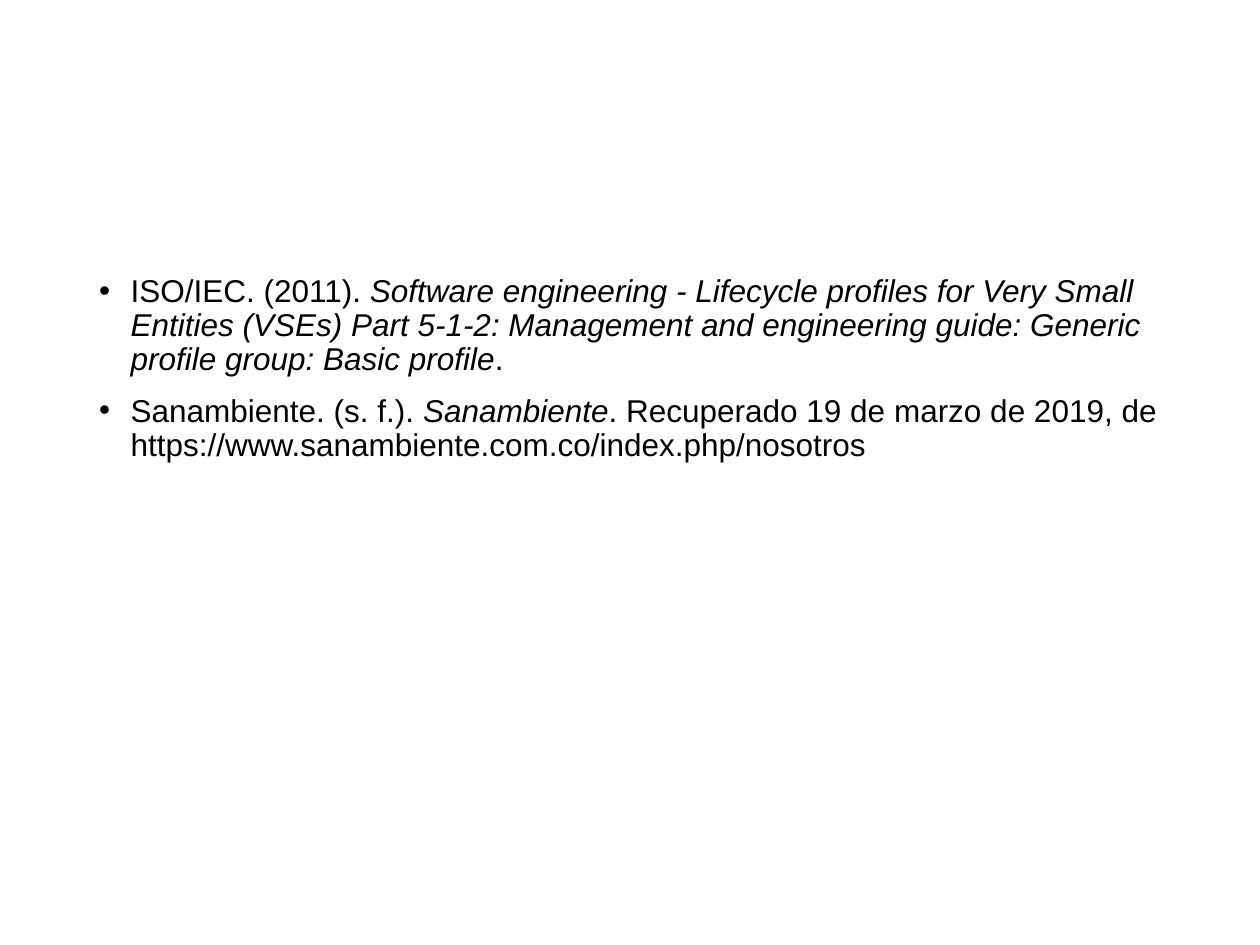
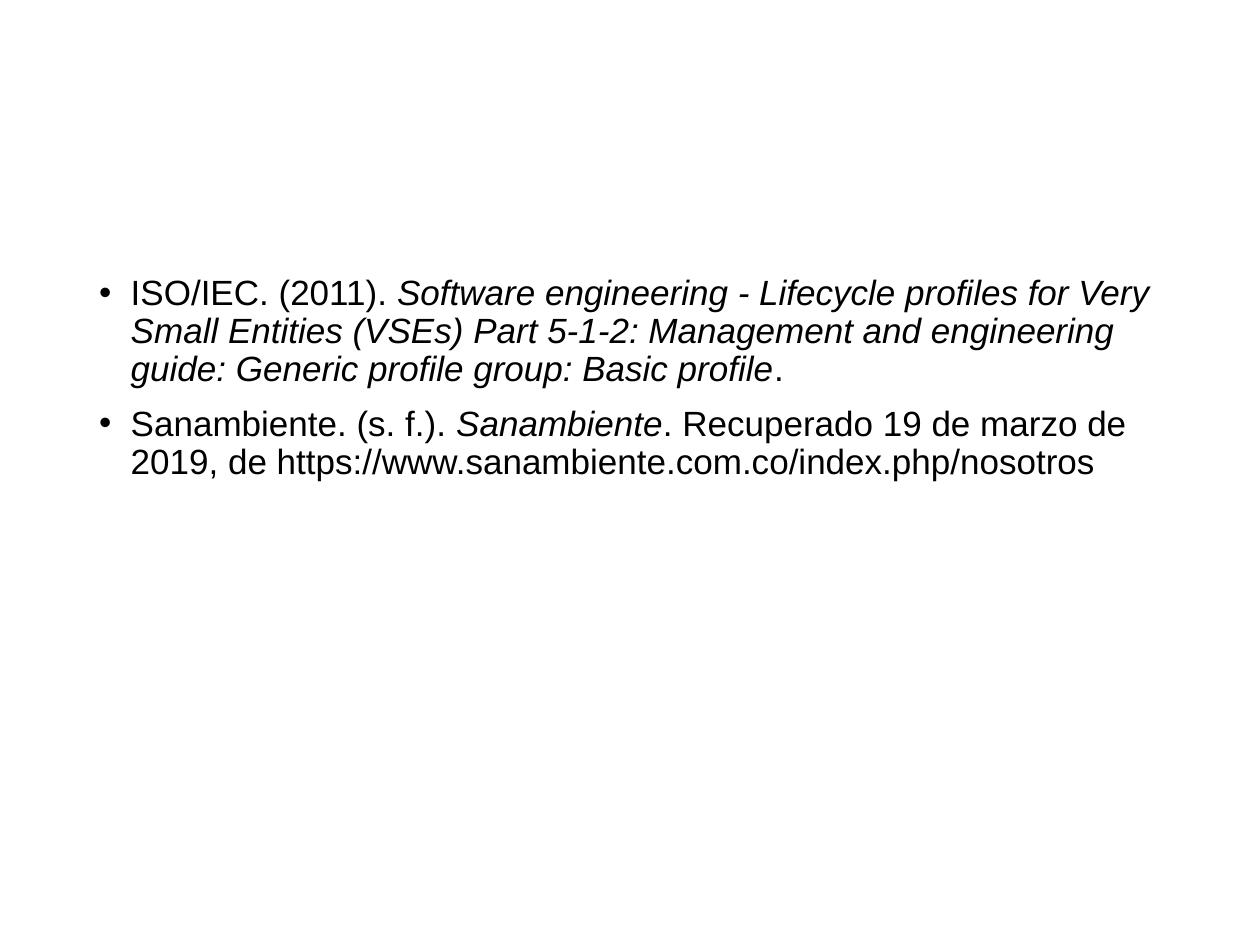
Before and after one commit to cristianpazu/Proyecto-Sanambiente, a slide deck: slide 22 of Documento(s) de proyecto de grado/Presentación del proyecto de grado.pptx. Drawn at 1260x945 pixels with LibreOffice and Linux fonts; fonts in the diff are those of the drawing; background and template pictures are left out. Boxes give left, top, right and bottom in pixels: in the first picture for what was removed or moved away, otherwise in the second. Text is boxed around its words. In the diff, an @@ line names an element or a change of style, - is before the commit and + after.

```diff
--- a/Documento(s) de proyecto de grado/Presentación del proyecto de grado.pptx
+++ b/Documento(s) de proyecto de grado/Presentación del proyecto de grado.pptx
@@ text "ISO/IEC. (2011). Software engineering - ..." at box(131, 279, 1149, 480): size 18 to 20 pt @@
```
Also in this commit, not shown: 1 other slide changed.
